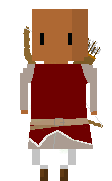
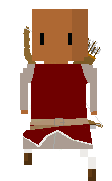
Two versions of the same layered image (112px x 181px). Layer-by-layer changes:
painted on "wlbnk_0.png" over [23, 130, 76, 181]
added layer "Pasted Layer #2" above "Pasted Layer #3" over [24, 124, 100, 181]
